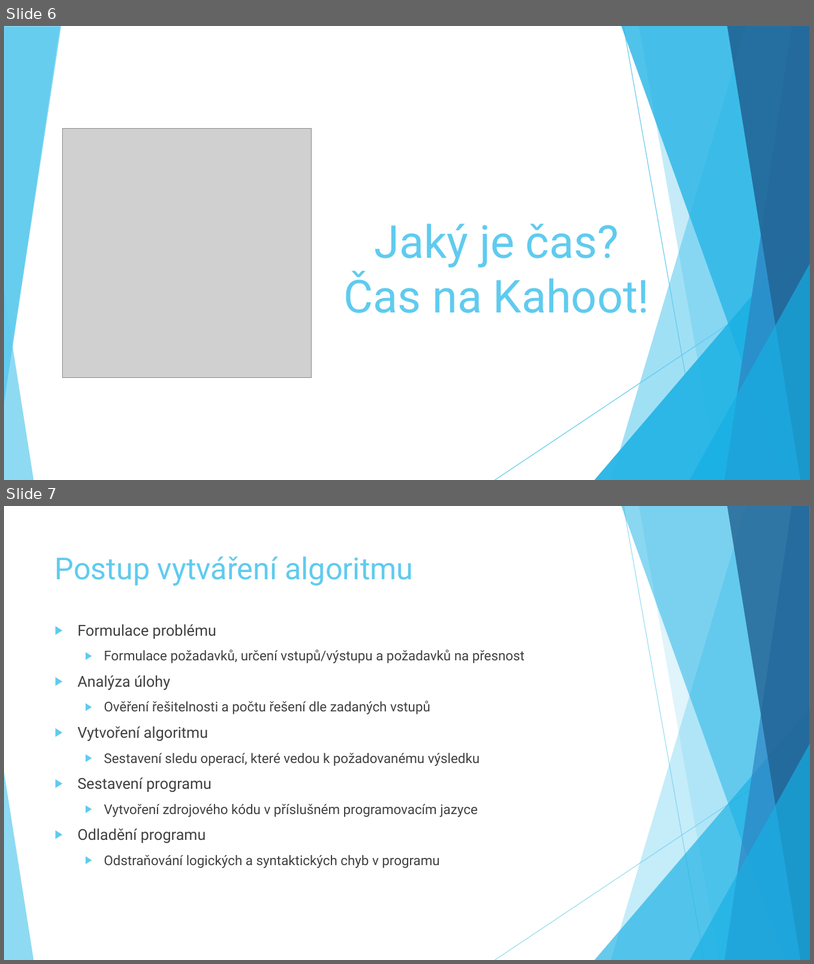
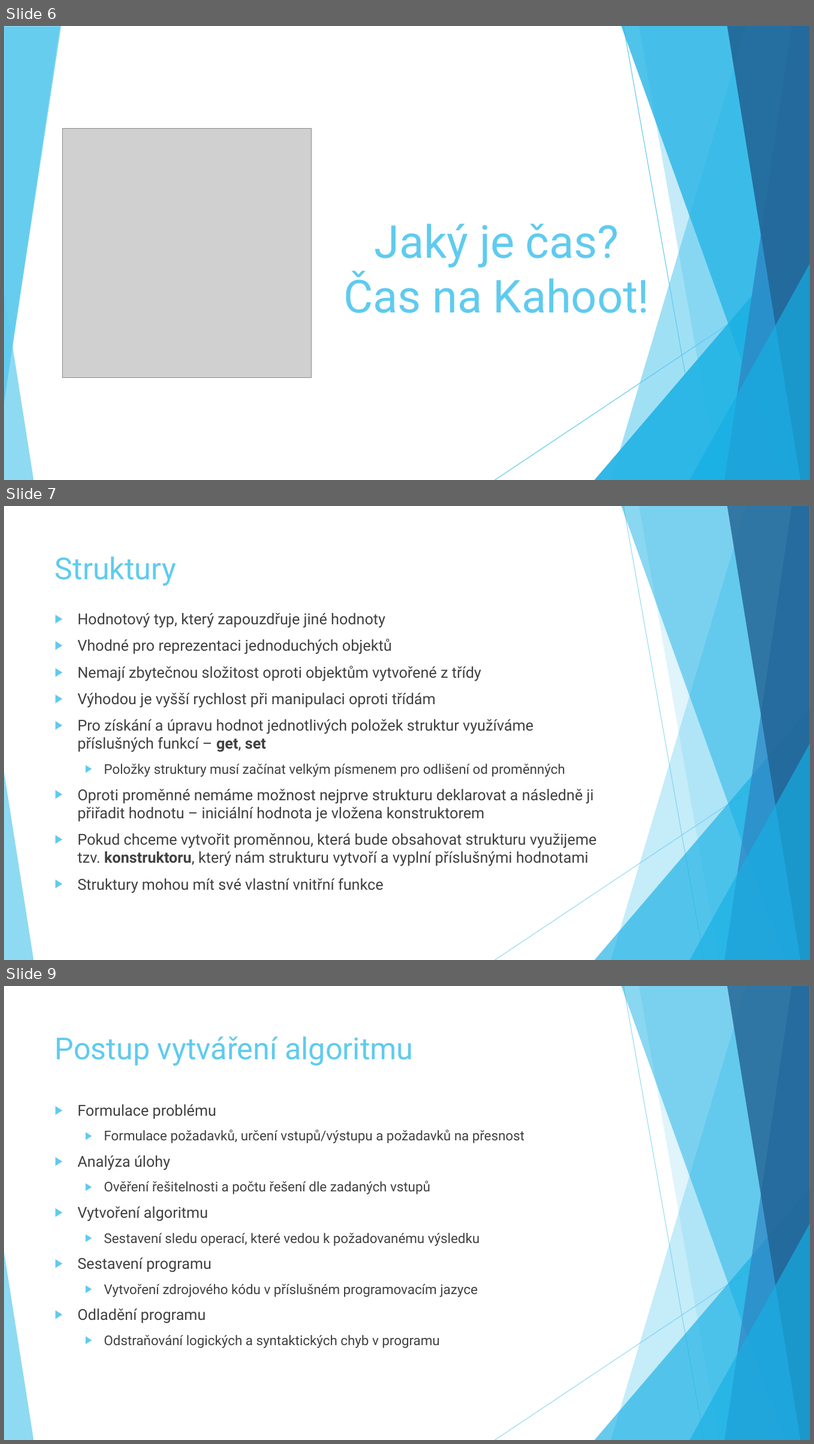
Before and after one commit to dawissl/hradebni, a slide deck: Prezentace/PGM_12_R.pptx. Shown one above the other, each under a label of ours: slides 6 and 7 before the commit, slides 6, 7 and 9 after it; the slides between them are not shown. The pictures are 814x964 and 814x1444 pixels, drawn with LibreOffice and Linux fonts; fonts in the diff are those of the drawing; grey boxes stand for pictures. Boxes give left, top, right and bottom in pixels: in the first picture for what was removed or moved away, otherwise in the second. Text is boxed around its words. In the diff, an @@ line names an element or a change of style, - is before the commit and + after.

```diff
--- a/Prezentace/PGM_12_R.pptx
+++ b/Prezentace/PGM_12_R.pptx
@@ slide 7 added at [4, 506, 810, 960], background #FFFFFF; not listed: 10 template elements that a slide beside it also shows @@
@@ title added at [55, 556, 176, 586], 36 pt, text #5FCBEF @@
+Struktury
@@ text added at [78, 613, 597, 893], 18 pt, text #404040 @@
+▶ Hodnotový typ, který zapouzdřuje jiné hodnoty
+▶ Vhodné pro reprezentaci jednoduchých objektů
+▶ Nemají zbytečnou složitost oproti objektům vytvořené z třídy
+▶ Výhodou je vyšší rychlost při manipulaci oproti třídám
+▶ Pro získání a úpravu hodnot jednotlivých položek struktur využíváme příslušných funkcí – get, set
+  ▶ Položky struktury musí začínat velkým písmenem pro odlišení od proměnných
+▶ Oproti proměnné nemáme možnost nejprve strukturu deklarovat a následně ji přiřadit hodnotu – iniciální hodnota je vložena konstruktorem
+▶ Pokud chceme vytvořit proměnnou, která bude obsahovat strukturu využijeme tzv. konstruktoru, který nám strukturu vytvoří a vyplní příslušnými hodnotami
+▶ Struktury mohou mít své vlastní vnitřní funkce
@@ what was slide 7 is now slide 9 @@
```
Also in this commit, not shown: 1 other slide added, 1 other file.
